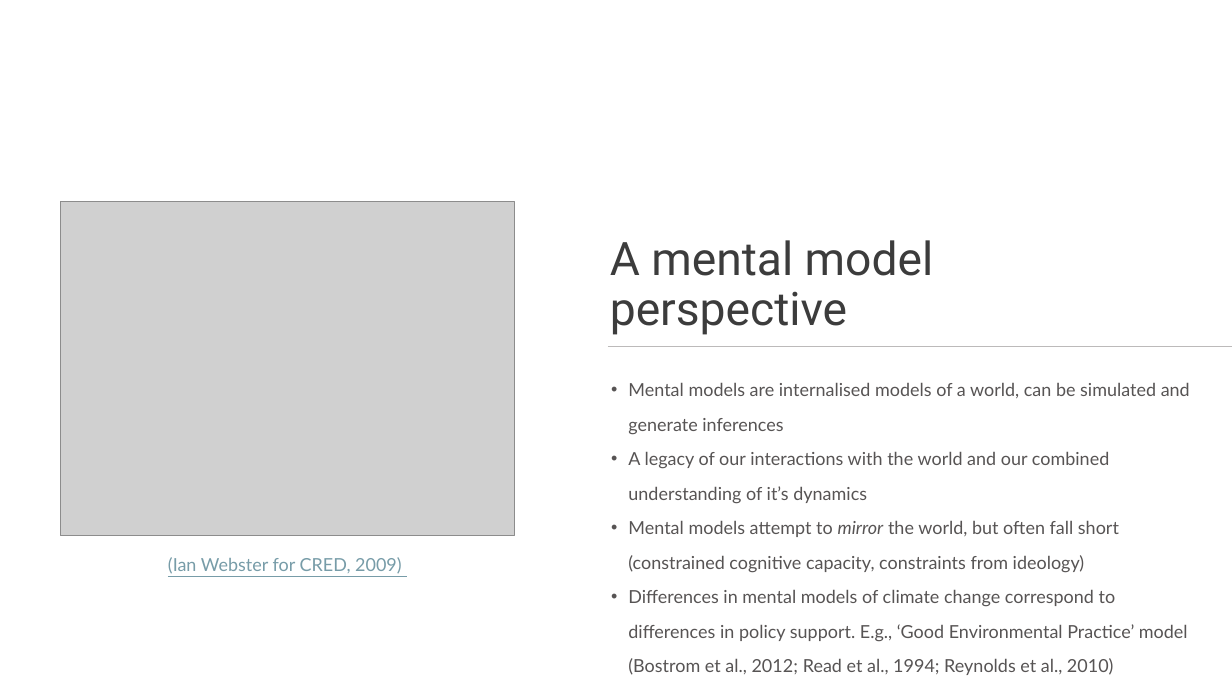
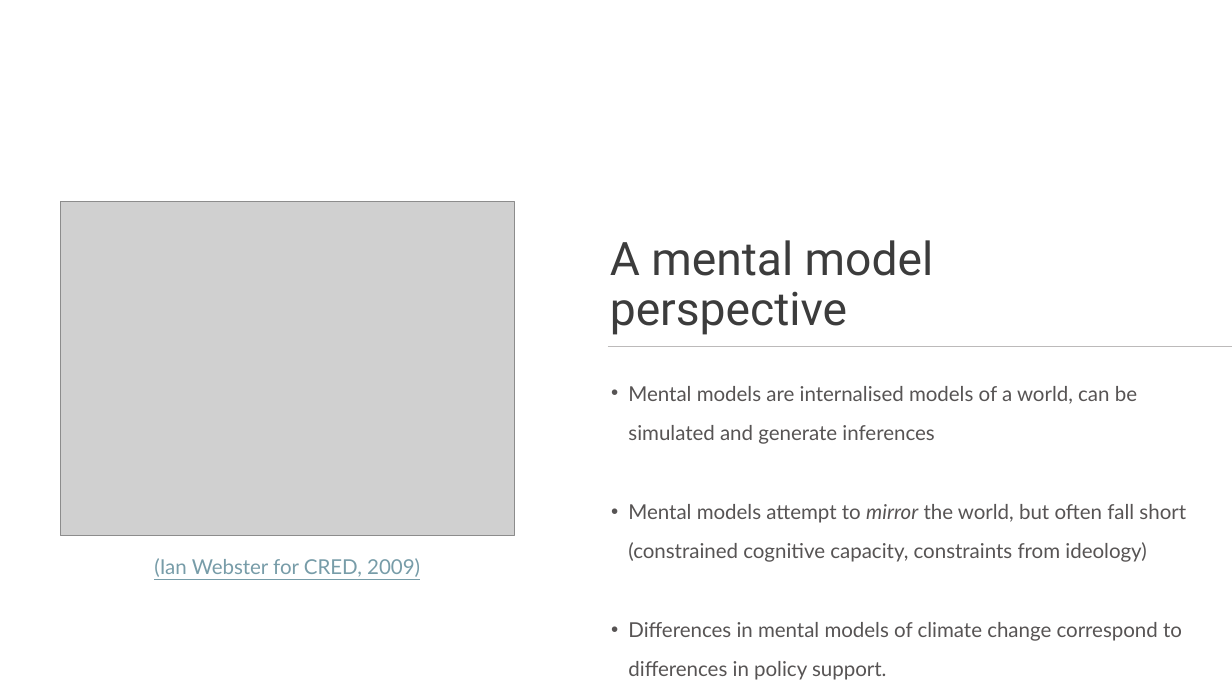
Before and after one commit to matt-lab/matt-lab.github.io, a slide deck: slide 4 of assets/presentations/data2019.pptx. Drawn at 1232x693 pixels with LibreOffice and Linux fonts; fonts in the diff are those of the drawing; grey boxes stand for pictures. Boxes give left, top, right and bottom in pixels: in the first picture for what was removed or moved away, otherwise in the second. Text is boxed around its words. In the diff, an @@ line names an element or a change of style, - is before the commit and + after.

```diff
--- a/assets/presentations/data2019.pptx
+++ b/assets/presentations/data2019.pptx
@@ text at [628, 386, 1186, 562]: size 14 to 16 pt in "Mental models are internalised models of a ...", "Mental models attempt to mirror the world, ..." @@
@@ text at [628, 451, 1109, 504]: paragraph removed @@
-• A legacy of our interactions with the world and our combined understanding of it’s dynamics
@@ text "(Ian Webster for CRED, 2009)" at [154, 558, 420, 577]: size 14 to 16 pt @@
@@ text at [628, 622, 1182, 680]: text changed; size 14 to 16 pt @@
-• Differences in mental models of climate change correspond to differences in policy support. E.g., ‘Good Environmental Practice’ model (Bostrom et al., 2012; Read et al., 1994; Reynolds et al., 2010)
+• Differences in mental models of climate change correspond to differences in policy support.
```
Also in this commit, not shown: 19 other slides changed, 1 slide added, 1 slide removed, 3 other files.
